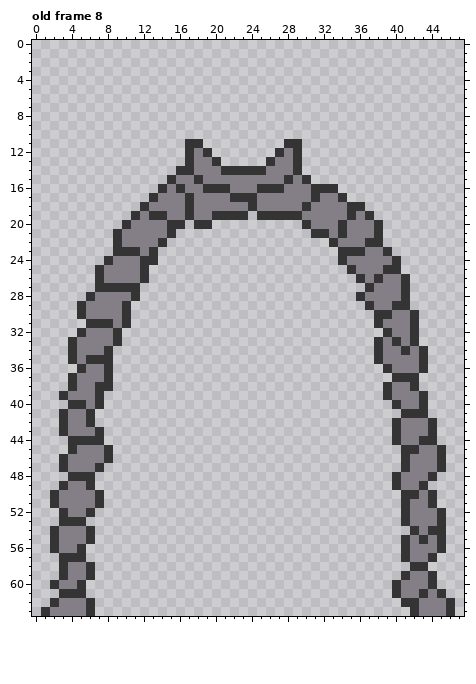
Two states of a pixel-art file, SpookyJam/Assets/Images/Doors/BaseDoor.aseprite. The picture above is the old version.
48x64 pixels, 8 frames. Shown: old frame 8. The commit also changed other frames, which this record leaves out.
Once edited:
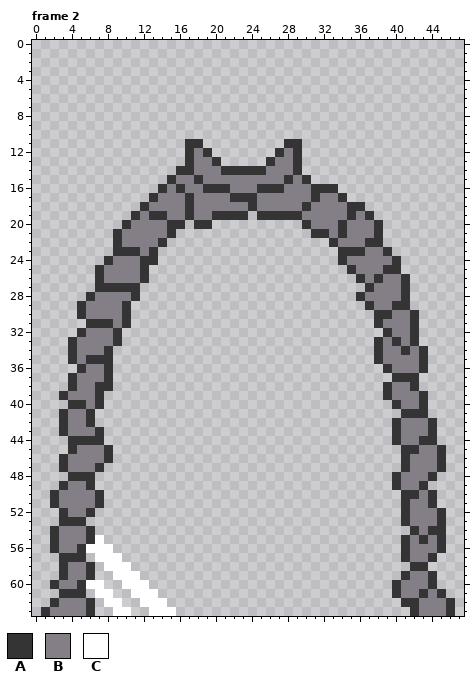
Palette (. is transparent): A #343434  B #847e87  C #ffffff
A new or re-ordered frame is compared with the old frame closest to it.
Diff:
layer "Shine" added
frames re-ordered
Changed rows in their new state; - is an unchanged pixel.
Frame 2 against old frame 8, layer "Shine":
first column x 6:
55 -C--------
56 CCC-------
57 -CCC------
58 --CCC-----
59 ---CCC----
60 CC--CCC---
61 -CC--CCC--
62 --CC--CCC-
63 ---CC--CCC
